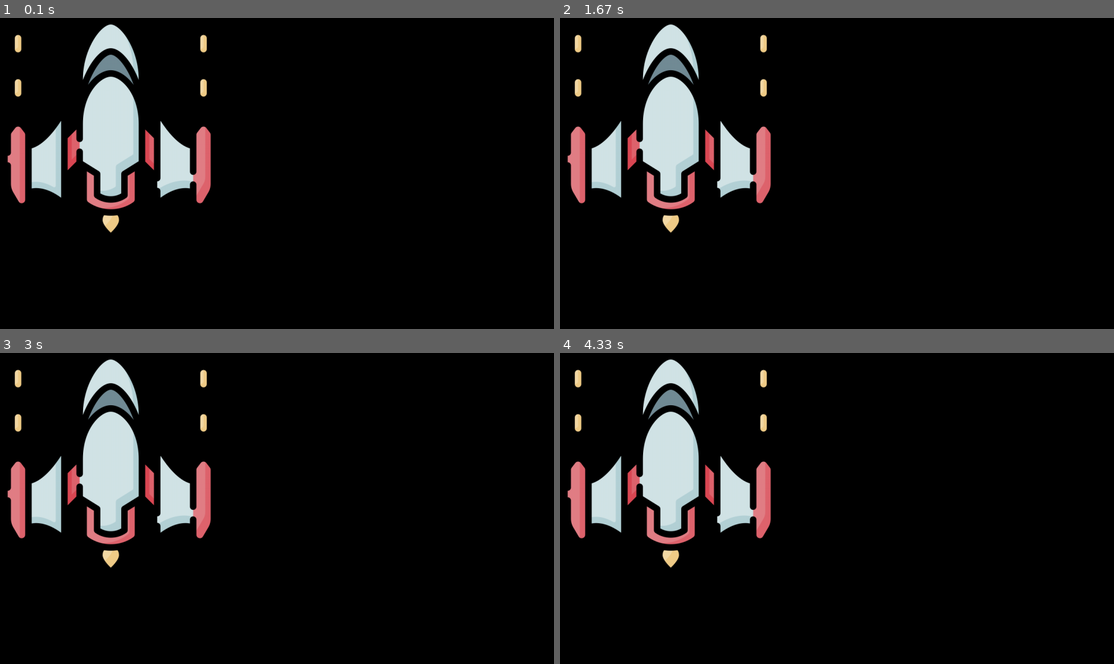
Above: before the commit, frames 1-4 (two rows, left to right).
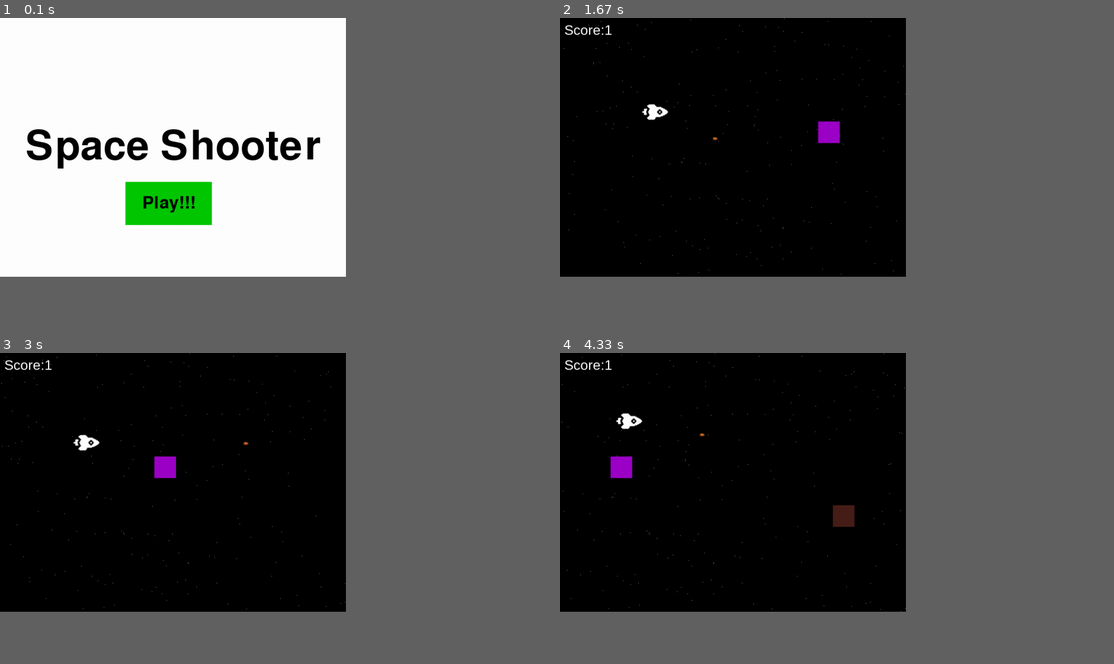
Above: after the commit, the same moments.

Repository: Rmdru/HR-pygame
Game: pygame game, started from main.py
Two runs of this game, one before a commit and one after it. Both use one fixed random seed, a clock stepped at 60 frames per second and the inputs below.
Inputs (mouse positions are in pixels of both pictures, inside the frame that each line leads up to):
- Up to frame 1 (0.1 s): no input
- Up to frame 2 (1.67 s): press the mouse at (726, 204) at 0.37 s; move the mouse to (770, 173) at 0.47 s; release the mouse at (814, 142) at 0.6 s; tap Space at 0.67, 1.07, 1.37, 1.57 s; hold D 1-1.47 s; hold W from 1.5 s (still down)
- Up to frame 3 (3 s): release W at 1.8 s; hold D 1.83-2.3 s; tap Space at 1.9, 2.2, 2.4, 2.7, 2.97 s; hold A 2.33-2.87 s; hold S from 2.9 s (still down)
- Up to frame 4 (4.33 s): release S at 3.2 s; hold A 3.23-3.63 s; tap Space at 3.3, 3.6, 3.73, 4.13 s; hold W 3.67-4.03 s; hold D from 4.07 s (still down)
The window is 900x506 before the commit and 562x421 after it. Grey fills any space a smaller window leaves; there, only what the larger window draws over its background counts as a difference.

The runs differ from the first frame. In frame 1, 51% of the frame differs, in the area x 0-63%, y 0-84%; in frame 2, 8.8%; in frame 3, 8.7%; in frame 4, 9.1%.

Commit message:
feature: add high score to json file

Diff:
--- /dev/null
+++ b/highscore.json
@@ -0,0 +1 @@
+{"highscore": 1}
--- a/main.py
+++ b/main.py
@@ -1,25 +1,46 @@
-#imports
+# Import libraries
+import random
+import json
 import pygame
-
-#initializing pygame
+from pygame.locals import *
+
+# initializing pygame
 pygame.init()
 
-#vars
-SCREEN_WIDTH = 1280
-SCREEN_HEIGHT = 720
-BACKGROUND_COLOR = (0, 0, 0)
-
-#application window name
+# vars
+SCREEN_WIDTH = 800
+SCREEN_HEIGHT = 600
+TARGET_AMOUNT = 1
+TARGET_SPEED = [-3, 0]
+TARGET_SIZE = 50
+TARGET_SPAWN_INTERVAL = 3
+BLACK = (0, 0, 0)
+WHITE = (255, 255, 255)
+DARK_GREEN = (0, 200, 0)
+LIGHT_GREEN = (0, 255, 0)
+GAME_SPEED = 60
+
+# application window name
 pygame.display.set_caption("Werkplaats 1: PyGame Nohtyp")
 
-#set application window size
+# set application window size
 canvas = pygame.display.set_mode((SCREEN_WIDTH, SCREEN_HEIGHT))
 
-#application window icon
-logo = pygame.image.load("img/RuimteschipLogo.png").convert_alpha()
-logo_rect = logo.get_rect()
-
-#function to check if user has requested to quit game
+# set application window icon
+icon = pygame.image.load("media\images\_nohtyp_logo_simplified.png")
+pygame.display.set_icon(icon)
+
+# start pygame clock
+clock = pygame.time.Clock()
+
+# create score variable
+score_amount = 1
+
+# load highscore.json file
+high_score_file = open("highscore.json")
+high_score_json = json.load(high_score_file)
+
+# function to check if user has requested to quit game
 def quit_game_requested():
     halting = False
     for event in pygame.event.get():
@@ -28,28 +49,275 @@
             break
     return halting
 
-#loop that runs every frame
+# Determine functions and execute them
+def text_settings(text, lettertype_font):
+    text_display = lettertype_font.render(text, True, BLACK)
+    return text_display, text_display.get_rect()
+
+# made top left score text size color
+def create_font(t, s=32, c=(255, 255, 255), b=False, i=False):
+    font = pygame.font.SysFont('Arial', s, bold=b, italic=i)
+    text = font.render(t, True, c)
+    return text
+
+# Start screen
+def start_screen():
+    #bg color
+    canvas.fill(WHITE)
+
+    text_in_capital_letters = pygame.font.Font('freesansbold.ttf', 95)
+    text_appearance_outsidelook, TextRect = text_settings("Space Shooter", text_in_capital_letters)
+    TextRect.center = ((SCREEN_WIDTH / 2), (SCREEN_HEIGHT / 2))
+    canvas.blit(text_appearance_outsidelook, TextRect)
+
+    startbutton("Play!!!", 290, 380, 200, 100, DARK_GREEN, LIGHT_GREEN, "play")
+
+    #update the display
+    pygame.display.flip()
+
+    #wait for next clock tick
+    clock.tick(GAME_SPEED)
+
+# game over screen
+def game_over_screen():
+    # if new score > old score, write new score to JSON file
+    high_score_old = high_score_json["highscore"]
+    if score_amount > high_score_old:
+        data = {
+            "highscore": score_amount
+        }
+        with open('highscore.json', 'w', encoding='utf-8') as f:
+            json.dump(data, f, ensure_ascii=False, indent=4)
+
+    # font object..................................
+    def create_font(t, s=72, c=(255, 255, 0), b=False, i=False):
+        font = pygame.font.SysFont("Arial", s, bold=b, italic=i)
+        text = font.render(t, True, c)
+        return text
+
+    # Text to be rendered with create_font
+    game_over_text = create_font("GAME OVER")
+    restart_text = create_font("Press Space to restart / Press Esc to quit", 36, (9, 0, 180))
+
+    # loop to render game over screen
+    while True:
+        canvas.fill((0, 0, 0))
+        game_over_text_rect = game_over_text.get_rect(center=(SCREEN_WIDTH / 2, SCREEN_HEIGHT / 2))
+        restart_text_rect = restart_text.get_rect(center=(SCREEN_WIDTH / 2, (SCREEN_HEIGHT / 2 + 75)))
+        canvas.blit(game_over_text, game_over_text_rect)
+        canvas.blit(restart_text, restart_text_rect)
+        for event in pygame.event.get():
+            if event.type == pygame.QUIT:
+                pygame.quit()
+                quit()
+            elif event.type == pygame.KEYDOWN:
+                if event.key == pygame.K_SPACE:
+                    game_loop()
+                elif event.key == pygame.K_ESCAPE:
+                    pygame.quit()
+                    quit()
+
+        pygame.display.update()
+        clock.tick(GAME_SPEED)
+
+def game_loop():
+    #var for game loop, if true, game runs
+    game_loop = True
+
+    # background music
+    music = pygame.mixer.music.load("media\sounds\_music.mp3")
+    pygame.mixer.music.play(-1)
+
+    #create game frame variable
+    game_frame = 0
+
+    # create background
+    background = pygame.Surface(canvas.get_size())
+    background = background.convert()
+
+    # The number/amount of stars on the (background) screen
+    STARS_AMOUNT = 200
+
+    # create N stars randomly on the background
+    stars = [[random.randint(0, SCREEN_WIDTH), random.randint(0, SCREEN_HEIGHT)]
+            for x in range(STARS_AMOUNT)]
+
+    #generate target surfaces
+    targets_surface = []
+    targets_color = []
+
+    #function to spawn targets
+    def spawn_targets():
+        for i in range(TARGET_AMOUNT):
+            target_color = (random.randint(0, 255), random.randint(0, 255), random.randint(0, 255))
+            target_surface = pygame.Rect(random.randint(SCREEN_WIDTH, SCREEN_WIDTH + 50), random.randint(0, SCREEN_HEIGHT - TARGET_SIZE), TARGET_SIZE, TARGET_SIZE)
+            targets_surface.append(target_surface)
+            targets_color.append(target_color)
+
+    spawn_targets()
+
+    # function to trigger game over screen when target hit leftside of the window
+    def target_hit_leftside(target_rect):
+        if target_rect.left <= 0:
+            game_loop = False
+            game_over_screen()
+
+    # Player
+    PlayerImg = pygame.image.load("media\images\_rocket.png")
+    player_img_rect = PlayerImg.get_rect()
+    PlayerImg_X_size = 64
+    PlayerImg_Y_size = 64
+    playerX = SCREEN_WIDTH / 10
+    playerY = ( SCREEN_HEIGHT // 2 ) - ( PlayerImg_Y_size // 2 )
+    playerX_change = 0
+    playerY_change = 0
+    player_speed = 5
+
+    # Bullet
+    # Ready = Cant't see the bullet
+    # Fire = Bullet is moving on screen
+    BulletImg = pygame.image.load("media\images\_bullet.png")
+    BulletImg_X_size = 32
+    BulletImg_Y_size = 32
+    bulletX = playerX
+    bulletY = playerY + (BulletImg_Y_size // 2)
+    bulletX_change = 15
+    bullet_state = "ready"
+
+    def player(x, y):
+        player_img_rect.center = (x, y)
+        canvas.blit(PlayerImg, player_img_rect)
+
+    while game_loop:
+        #add time element to the game
+        game_frame = game_frame + 1
+        game_time = game_frame / GAME_SPEED
+
+        #spawn targets on TARGET_SPAWN_INTERVAL
+        if game_time % TARGET_SPAWN_INTERVAL == 0:
+            spawn_targets()
+
+        background.fill((0, 0, 0))
+        for star in stars:
+            pygame.draw.line(background, (255, 255, 255), (star[0], star[1]), (star[0], star[1]))
+            star[0] = star[0] - 1
+            if star[0] < 0:
+                star[0] = SCREEN_WIDTH
+                star[1] = random.randint(0, SCREEN_HEIGHT)
+
+        canvas.blit(background, (0, 0))
+
+        # loop through target surfaces to draw them on the canvas
+        for index, item in enumerate(targets_surface):
+            item.move_ip(TARGET_SPEED)
+            pygame.draw.rect(canvas, targets_color[index], item)
+            target_hit_leftside(item)
+
+
+        def fire_bullet(x, y):
+            canvas.blit(BulletImg, (x + (BulletImg_X_size // 2 ), y + (BulletImg_Y_size // 2)))
+
+        # Check events
+        for event in pygame.event.get():
+            if event.type == pygame.QUIT:
+                pygame.quit()
+                quit()
+            # If keystroke is Pressed
+            if event.type == pygame.KEYDOWN:
+                # If a key, X decreases
+                if event.key == pygame.K_a:
+                    playerX_change = -player_speed
+                # If d key, X increases
+                if event.key == pygame.K_d:
+                    playerX_change = +player_speed
+                # If w key, Y decreases
+                if event.key == pygame.K_w:
+                    playerY_change = -player_speed
+                # If s key, Y increases
+                if event.key == pygame.K_s:
+                    playerY_change = +player_speed
+
+                ## Shooting
+                if event.key == pygame.K_SPACE and bullet_state == "ready":
+                    # To make sure the bullet starts at the front of the player
+                    bulletX = playerX + 32
+                    # Set bullet Y coordinate to current player Y coordinate
+                    bulletY = playerY
+                    fire_bullet(bulletX, bulletY)
+
+                    # Change bullet state to "fire" if space is pressed
+                    while bullet_state == "ready":
+                        bullet_state = "fire"
+
+            # If keystroke is released, change speed to 0
+            if event.type == pygame.KEYUP:
+                if event.key == pygame.K_a:
+                    playerX_change = 0
+                if event.key == pygame.K_d:
+                    playerX_change = 0
+                if event.key == pygame.K_w:
+                    playerY_change = 0
+                if event.key == pygame.K_s :
+                    playerY_change = 0
+
+        playerX += playerX_change
+        playerY += playerY_change
+
+        # Stop player if they hit the screen border
+        if playerX <= 0:
+            playerX = 0
+        if playerX >= SCREEN_WIDTH - PlayerImg_X_size:
+            playerX = SCREEN_WIDTH - PlayerImg_X_size
+        if playerY <= 0:
+            playerY = 0
+        if playerY >= SCREEN_HEIGHT - PlayerImg_Y_size:
+            playerY = SCREEN_HEIGHT - PlayerImg_Y_size
+
+        # Prevent player from going too far right
+        if playerX >= SCREEN_WIDTH * 0.60:
+            playerX = SCREEN_WIDTH * 0.60
+
+        # Bullet movement
+        if bullet_state == "fire":
+            fire_bullet(bulletX, bulletY)
+            bulletX += bulletX_change
+
+        # Reset bullet if it hits the border
+        if bulletX >= SCREEN_WIDTH:
+            bulletX = playerX
+            bullet_state = "ready"
+
+        player(playerX, playerY)
+
+        # call game over function if player hit target
+        for target in targets_surface:
+            if pygame.Rect.colliderect(player_img_rect, target):
+                game_loop = False
+                game_over_screen()
+
+        # write score on corner of screen
+        score_texts = create_font(f'Score:{score_amount}')
+        canvas.blit(score_texts, (10, 10))
+
+        pygame.display.update()
+        clock.tick(GAME_SPEED)
+
+def startbutton(message, x, y, width, height, inactivecolour, activecolour, action=None):
+    mouse = pygame.mouse.get_pos()
+    mouse_click = pygame.mouse.get_pressed()
+
+    if x + width > mouse[0] > x and y + height > mouse[1] > y:
+        pygame.draw.rect(canvas, activecolour, (x, y, width, height))
+        if mouse_click[0] == 1 and action != None:
+            if action == "play":
+                game_loop()
+    else:
+        pygame.draw.rect(canvas, inactivecolour, (x, y, width, height))
+
+    text_in_small_letters = pygame.font.Font("freesansbold.ttf", 40)
+    text_appearence_outsidelook, textRect = text_settings(message, text_in_small_letters)
+    textRect.center = ((x + (width / 2)), (y + (height / 2)))
+    canvas.blit(text_appearence_outsidelook, textRect)
+
 while not quit_game_requested():
-    #bg color
-    canvas.fill(BACKGROUND_COLOR)
-
-    canvas.blit(logo, logo_rect)
-
-    pygame.display.flip()
-
-
-# Hier staat de code voor de score board
-def message_to_screen(message, color, font_size, x, y):
-    '''display messages to screen.'''
-    font = pygame.font.Sysfont(font_name, font_size)
-    text = font.render(message, True, color)
-    text_rect = text.get_rect()
-    text_rect = (x, y)
-    screen.blit(text_rect)
-
-    message_to_screen("score:) " + str(score), WHITE, 24, SCREEN_WIDTH/2, 10)
-
-    bullet_collision = pygame.sprite.groupcollide(all_meteors, all_bullets, True, True)
-    for collision in bullet_collision:
-        spawn_new_meteor()
-        score += 150 - self.radius
+    start_screen()
Binary file removed: img/RuimteschipLogo.png
Binary file added: media/images/_bullet.png
Binary file added: media/images/_enemy1.png
Binary file added: media/images/_enemy2.png
Binary file added: media/images/_enemy3.png
Binary file added: media/images/_enemy4.png
Binary file added: media/images/_nohtyp_logo_simplified.png
Binary file added: media/images/_rocket.png
Not shown, added: media/sounds/_music.mp3
